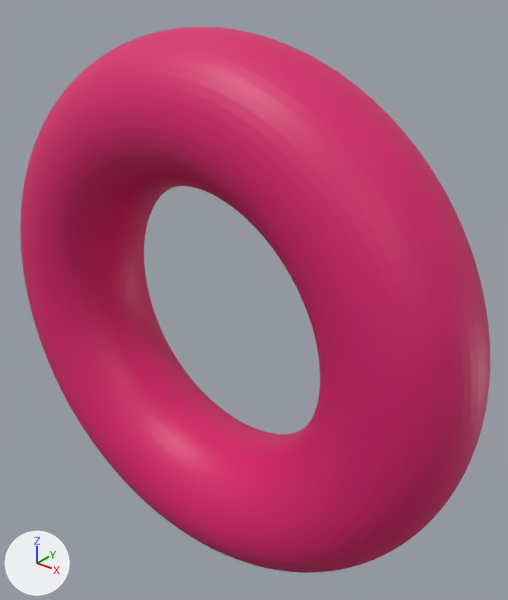
The glTF model assets/torus_grid_sweep/torus_R3_r4.glb: old version first, new version second.
Before and after are seen from a camera (50 mm lens) standing at (17.1, -19.0, 13.2) and looking at (0.9, 1.2, 0.7). The axes (+X, +Y, +Z) are drawn at lower left. The lights are the same throughout. The older version comes first. Where no turn or scale is listed for an object, it has been applied to the vertices.

Names of what the first picture shows: 'geometry_0'.
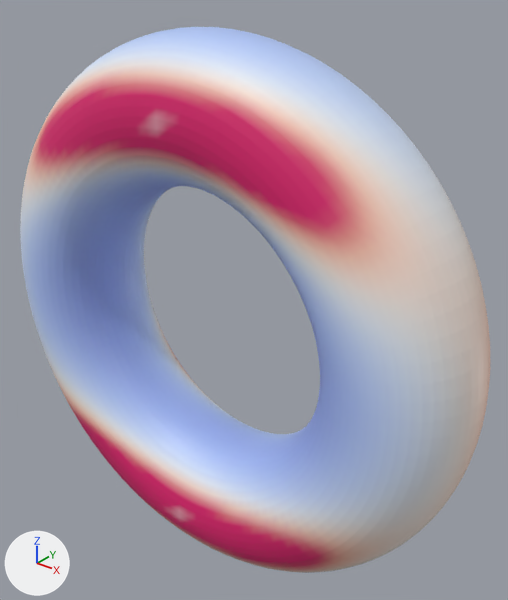
The change in detail:
me_geometry_0 has 5000 vertices, 10000 faces and spans x -11.1..11.1, y -2.8..2.8, z -11.1..11.1.
me_geometry_0 is used by ob_geometry_0; location (0.0, 0.0, 0.0).
me_geometry_0 part 1: 3362 faces centred in x -9.4..9.4, y -2.8..1.7, z -11.1..11.1 are repainted in the vertex colours; the middle colour goes from pink #da1c6c to blue #adc3f8.
me_geometry_0 part 2: 992 faces centred in x -10.9..10.9, y -2.8..2.6, z -10.2..10.2 are repainted in the vertex colours; the middle colour goes from pink #da1c6c to white #eeecee.
me_geometry_0 part 3: 1764 faces centred in x -10.9..10.9, y -2.8..2.8, z -9.7..9.7 are repainted in the vertex colours; the middle colour goes from pink #da1c6c to pink #ec9c93.
me_geometry_0 part 4: 1620 faces centred in x -11.1..11.1, y -2.8..2.8, z -10.0..10.0 are repainted in the vertex colours; the middle colour goes from pink #da1c6c to pale pink #f8ded1.
me_geometry_0 part 5: 1216 faces centred in x -10.4..10.4, y -2.8..2.2, z -10.5..10.5 are repainted in the vertex colours; the middle colour goes from pink #da1c6c to pale blue #dae7fc.

Location of each change, (x1, y1, x2, y2) in pixels of the pictures (508 x 600 px):
part 1 of me_geometry_0, recoloured (pink to blue)
    both: (22, 27, 398, 506)
part 2 of me_geometry_0, recoloured
    both: (21, 56, 471, 573)
part 3 of me_geometry_0, recoloured
    both: (31, 73, 379, 572)
part 4 of me_geometry_0, recoloured
    both: (23, 64, 490, 573)
part 5 of me_geometry_0, recoloured
    both: (20, 44, 444, 523)
